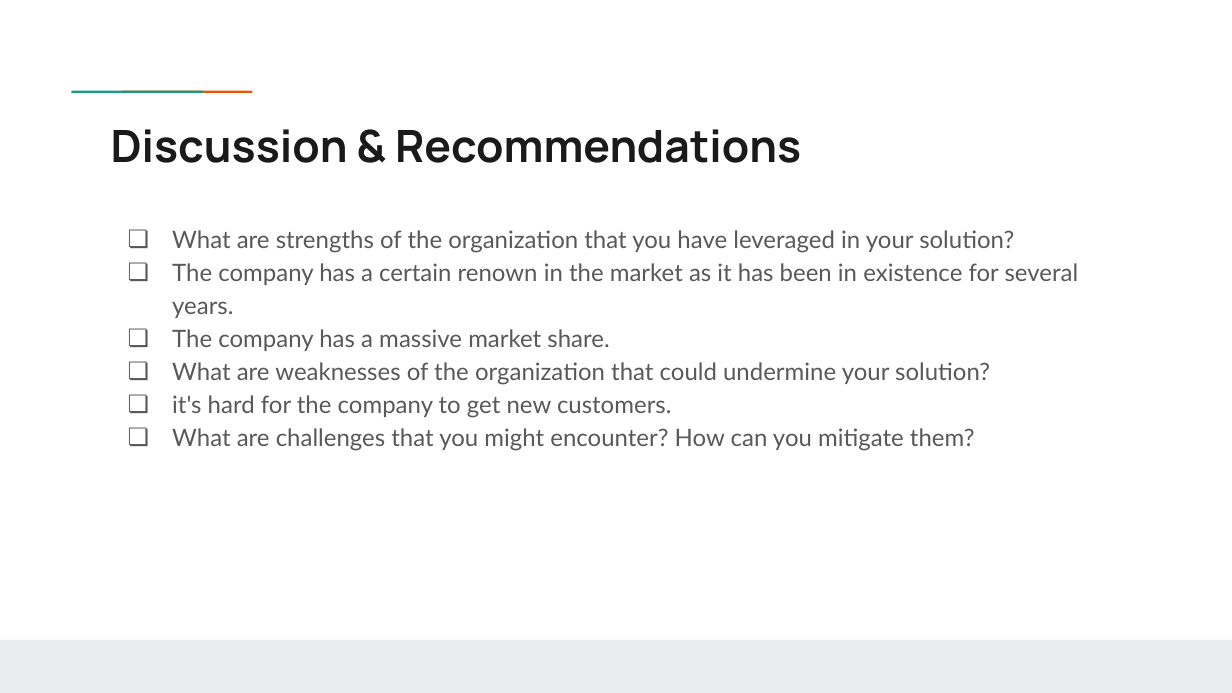
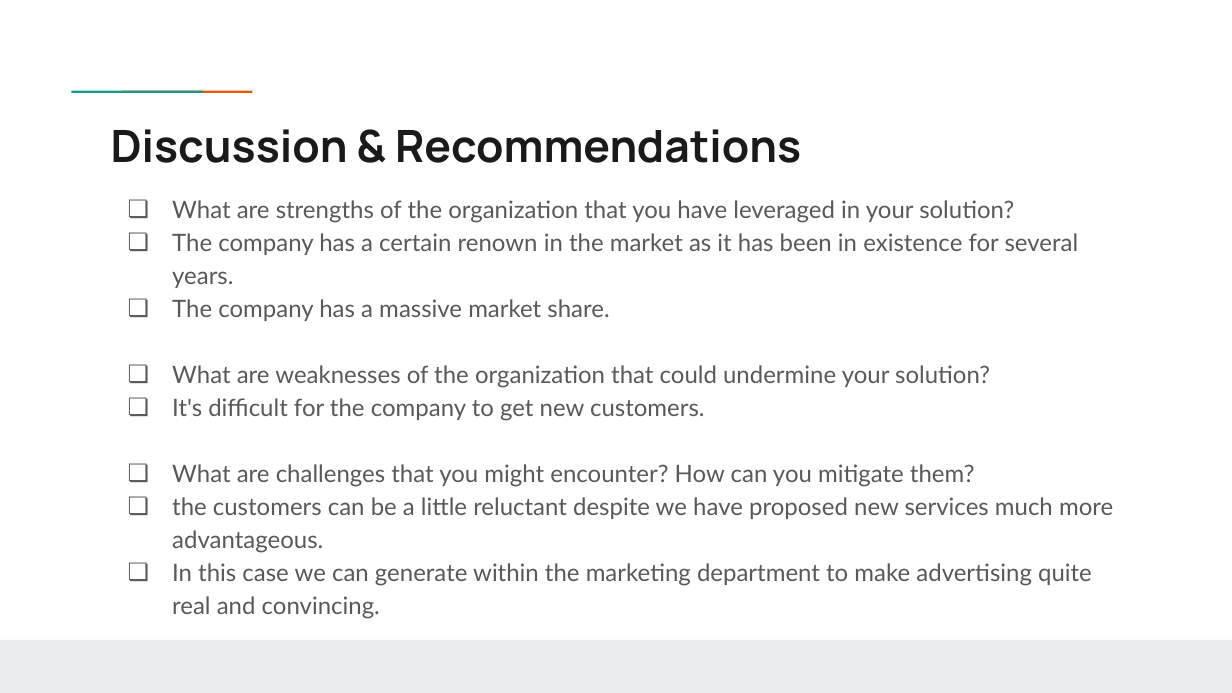
Before and after one commit to Chvava11/Bi_project_customer_churn, a slide deck: slide 24 of Result/Vanessa’s project .pptx (slide 11 before the commit). Drawn at 1232x693 pixels with LibreOffice and Linux fonts; fonts in the diff are those of the drawing; background and template pictures are left out. Boxes give left, top, right and bottom in pixels: in the first picture for what was removed or moved away, otherwise in the second. Text is boxed around its words. In the diff, an @@ line names an element or a change of style, - is before the commit and + after.

```diff
--- a/Result/Vanessa’s project .pptx
+++ b/Result/Vanessa’s project .pptx
@@ text "What are strengths of the ...": place and size @@
-text "What are strengths of the ..." at <box>172,230,1079,451</box>
+text "What are strengths of the ..." at <box>172,200,1113,619</box>
@@ text at <box>172,398,704,421</box>: text changed @@
-❏ it's hard for the company to get new customers.
+❏ It's difficult for the company to get new customers.
@@ text at <box>172,497,1113,619</box>: paragraphs added @@
+❏ the customers can be a little reluctant despite we have proposed new services much more advantageous.
+❏ In this case we can generate within the marketing department to make advertising quite real and convincing.
```
Also in this commit, not shown: 5 other slides changed, 15 slides added, 2 slides removed, 1 other file.
